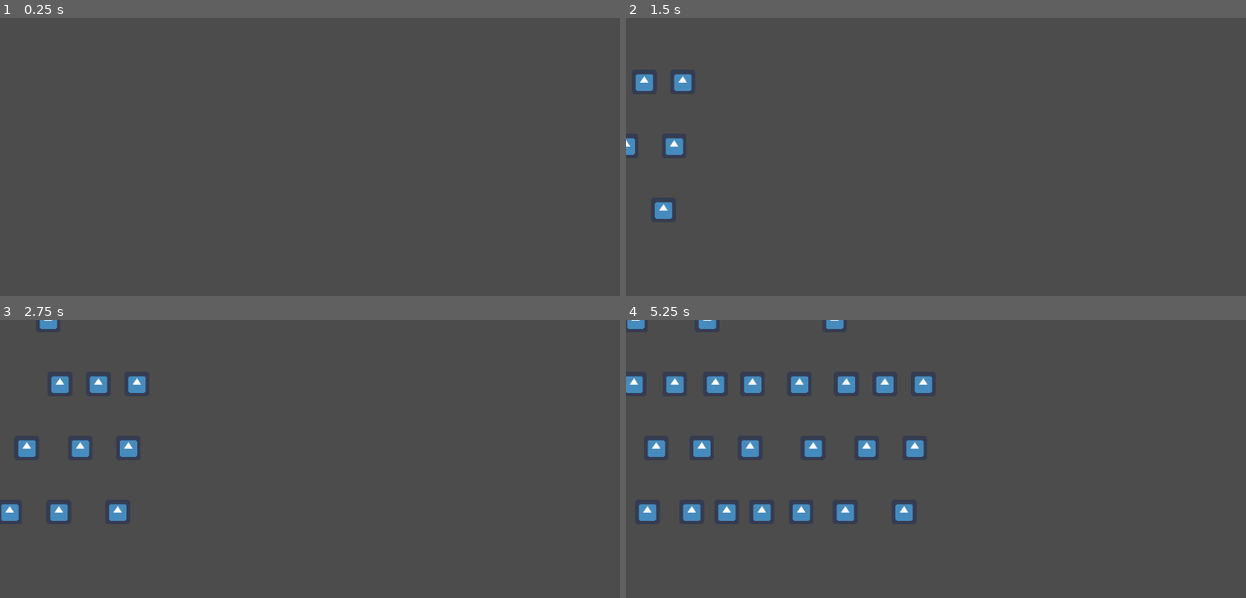
Above: before the commit, frames 1-4 (two rows, left to right).
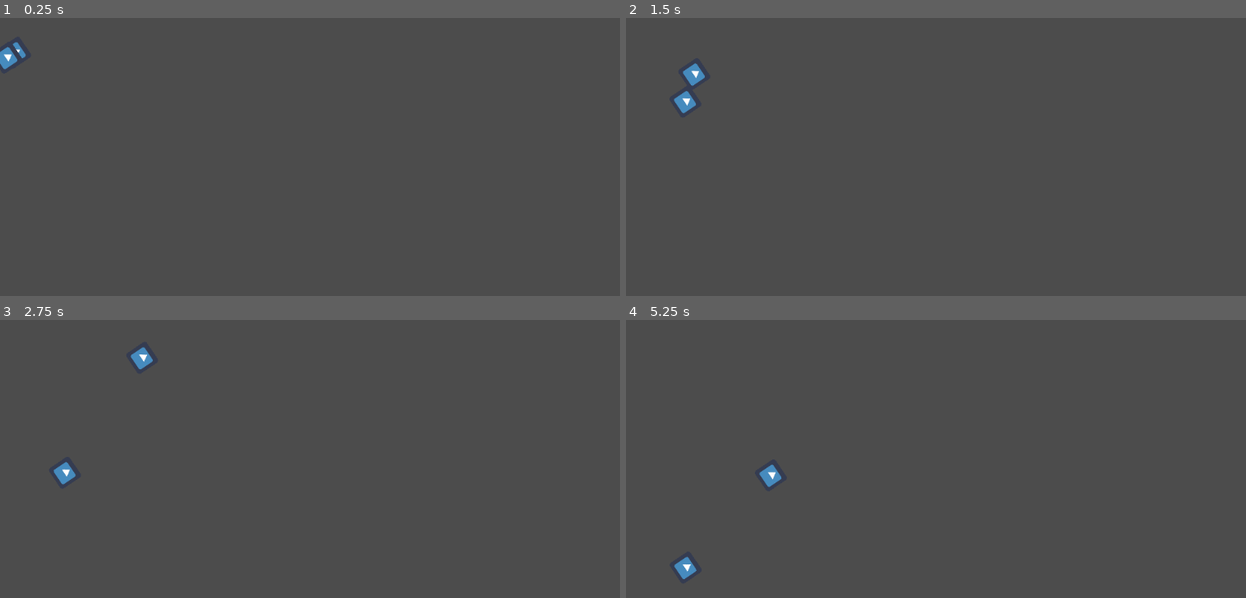
Above: after the commit, the same moments.

Repository: warriormaster12/SlimeNation
Game: Godot game, scene res://Ai/TestScene.tscn
Two runs of this game, one before a commit and one after it. Both use one fixed random seed, a clock stepped at 60 frames per second and the inputs below. This scene is started directly instead of the project's main scene. The engine's default icon, where the game draws it, is replaced by a stand-in: a white triangle on a blue panel in a dark square.
Inputs (mouse positions are in pixels of both pictures, inside the frame that each line leads up to):
- Up to frame 1 (0.25 s): no input
- Up to frame 2 (1.5 s): move the mouse to (1097, 190) at 0.52 s; press the mouse at (1097, 190) at 0.53 s; move the mouse to (824, 229) at 1.27 s; release the mouse at (824, 229) at 1.28 s; tap R (game_build_rotate_trap) at 1.35 s; click (824, 229) at 1.42 s
- Up to frame 3 (2.75 s): move the mouse to (396, 428) at 2.02 s; tap Mouse wheel down (game_build_select_next_trap) at 2.1 s; click (396, 428) at 2.17 s
- Up to frame 4 (5.25 s): move the mouse to (923, 589) at 2.77 s; tap Mouse wheel up (game_build_select_prev_trap) at 2.85 s; click (923, 589) at 2.92 s; move the mouse to (1153, 570) at 3.52 s; hold 1 (game_build_select_trap_1) 3.53-4.28 s; click (1153, 570) at 3.67 s; move the mouse to (756, 453) at 4.27 s; tap 2 (game_build_select_trap_2) at 4.35 s; click (756, 453) at 4.42 s; move the mouse to (985, 511) at 5.02 s; hold 3 (game_build_select_trap_3) from 5.03 s (still down); click (985, 511) at 5.17 s

The runs differ from the first frame. In frame 1, 0.2% of the frame differs, in the area x 0-5%, y 8-19%; in frame 2, 1.1%; in frame 3, 2.0%; in frame 4, 4.3%, in the area x 0-50%, y 0-94%.

Commit message:
enemy path follow

Diff:
--- /dev/null
+++ b/SlimeNation/Ai/Objects/PathHandler.tscn
@@ -0,0 +1,15 @@
+[gd_scene load_steps=2 format=2]
+
+[sub_resource type="Curve2D" id=1]
+_data = {
+"points": PoolVector2Array( 0, 0, 0, 0, 14, 14, 0, 0, 0, 0, 70, 97, 0, 0, 0, 0, 155.109, 36.7746, 0, 0, 0, 0, 287.853, 42.12, 0, 0, 0, 0, 194, 337, 0, 0, 0, 0, 492.76, 247.918, 0, 0, 0, 0, 502.56, 137.446, 0, 0, 0, 0, 382, 108, 0, 0, 0, 0, 49.0567, 195.305 )
+}
+
+[node name="Path" type="Path2D"]
+curve = SubResource( 1 )
+
+[node name="PathFollow" type="PathFollow2D" parent="."]
+position = Vector2( 14, 14 )
+rotation = 0.977253
+rotate = false
+loop = false
--- a/SlimeNation/Ai/Scripts/SlimeAi.gd
+++ b/SlimeNation/Ai/Scripts/SlimeAi.gd
@@ -5,6 +5,7 @@
 var direction : Vector2
 var velocity : Vector2
 
+onready var path_follow = get_parent()
 
 # Called when the node enters the scene tree for the first time.
 func _ready():
@@ -17,11 +18,12 @@
 
 func _physics_process(delta):
 	direction = Vector2()
+	_get_path(delta)
 
-
-	direction.x += 1
-
-	direction = direction.normalized()
-	velocity = direction * speed * delta
-
-	move_and_collide(velocity)
+func _get_path(delta):
+	#last position
+	var prepos = path_follow.get_global_position()
+	path_follow.set_offset(path_follow.get_offset() + speed * delta)
+	#current position
+	var pos = path_follow.get_global_position()
+	direction = pos
--- a/SlimeNation/Ai/Scripts/SpawnPoint.gd
+++ b/SlimeNation/Ai/Scripts/SpawnPoint.gd
@@ -1,16 +1,20 @@
 extends Position2D
 
 export (PackedScene) var object_to_spawn
+export (NodePath) var path
 export var random_time_range = {"min": 0.2, "max": 1.0}
 onready var timer = $Timer
+onready var path_node = get_node(path)
 
 
 
 # Called when the node enters the scene tree for the first time.
 func _ready():
-	timer.autostart = true
-	timer.wait_time = rand_range(random_time_range.min,random_time_range.max)
-	timer.start()
+	_spawn_character()
+	#timer.autostart = true
+	#timer.wait_time = rand_range(random_time_range.min,random_time_range.max)
+	#timer.start()
+
 
 
 # Called every frame. 'delta' is the elapsed time since the previous frame.
@@ -25,4 +29,4 @@
 func _spawn_character():
 	var object_instance = object_to_spawn.instance()
 	object_instance.position = self.position
-	get_parent().add_child(object_instance)
+	path_node.get_child(0).add_child(object_instance)
--- a/SlimeNation/Ai/TestScene.tscn
+++ b/SlimeNation/Ai/TestScene.tscn
@@ -1,25 +1,27 @@
-[gd_scene load_steps=3 format=2]
+[gd_scene load_steps=5 format=2]
 
 [ext_resource path="res://Ai/Objects/DefaultSlime.tscn" type="PackedScene" id=1]
 [ext_resource path="res://Ai/Objects/SpawnPoint.tscn" type="PackedScene" id=2]
+[ext_resource path="res://Ai/Objects/PathHandler.tscn" type="PackedScene" id=3]
+
+[sub_resource type="Curve2D" id=1]
+_data = {
+"points": PoolVector2Array( 0, 0, 0, 0, 13.6249, 17.3115, 0, 0, 0, 0, 17.5934, 83.9823, 0, 0, 0, 0, 113.595, 116.592, 0, 0, 0, 0, 118.899, 209.223, 0, 0, 0, 0, 13.5399, 288.772, 0, 0, 0, 0, 31.2175, 354.18, 0, 0, 0, 0, 179.71, 383.525, 0, 0, 0, 0, 325.02, 338.27 )
+}
 
 [node name="TestScene" type="Node2D"]
 
+[node name="Path1" parent="." instance=ExtResource( 3 )]
+
+[node name="Path2" parent="." instance=ExtResource( 3 )]
+curve = SubResource( 1 )
+
 [node name="SpawnPoint" parent="." instance=ExtResource( 2 )]
+position = Vector2( 13.773, 14.5676 )
 object_to_spawn = ExtResource( 1 )
-random_time_range = {
-"max": 2.0,
-"min": 0.2
-}
+path = NodePath("../Path1")
 
 [node name="SpawnPoint2" parent="." instance=ExtResource( 2 )]
-position = Vector2( 0, 100 )
+position = Vector2( 13.773, 14.8325 )
 object_to_spawn = ExtResource( 1 )
-
-[node name="SpawnPoint3" parent="." instance=ExtResource( 2 )]
-position = Vector2( 0, 200 )
-object_to_spawn = ExtResource( 1 )
-
-[node name="SpawnPoint4" parent="." instance=ExtResource( 2 )]
-position = Vector2( 0, 300 )
-object_to_spawn = ExtResource( 1 )
+path = NodePath("../Path2")
--- a/SlimeNation/PhaseBuild/Root/Root.tscn
+++ b/SlimeNation/PhaseBuild/Root/Root.tscn
@@ -22,6 +22,7 @@
 script = ExtResource( 2 )
 
 [node name="TrapContainer" type="Node2D" parent="."]
+
 [connection signal="state_changed" from="UIRoot/BuildMenu" to="Builder" method="_on_BuildMenu_state_changed"]
 [connection signal="place_trap" from="InputHandler" to="Builder" method="_on_InputHandler_place_trap"]
 [connection signal="rotate_trap" from="InputHandler" to="Builder" method="_on_InputHandler_rotate_trap"]
